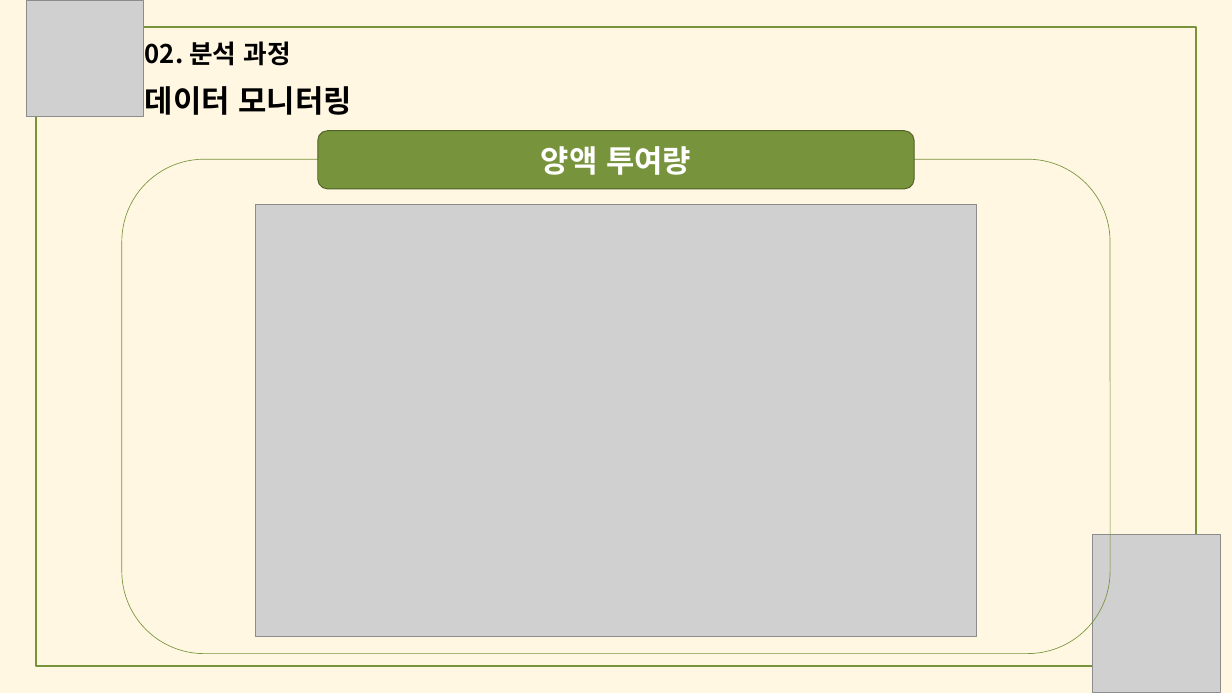
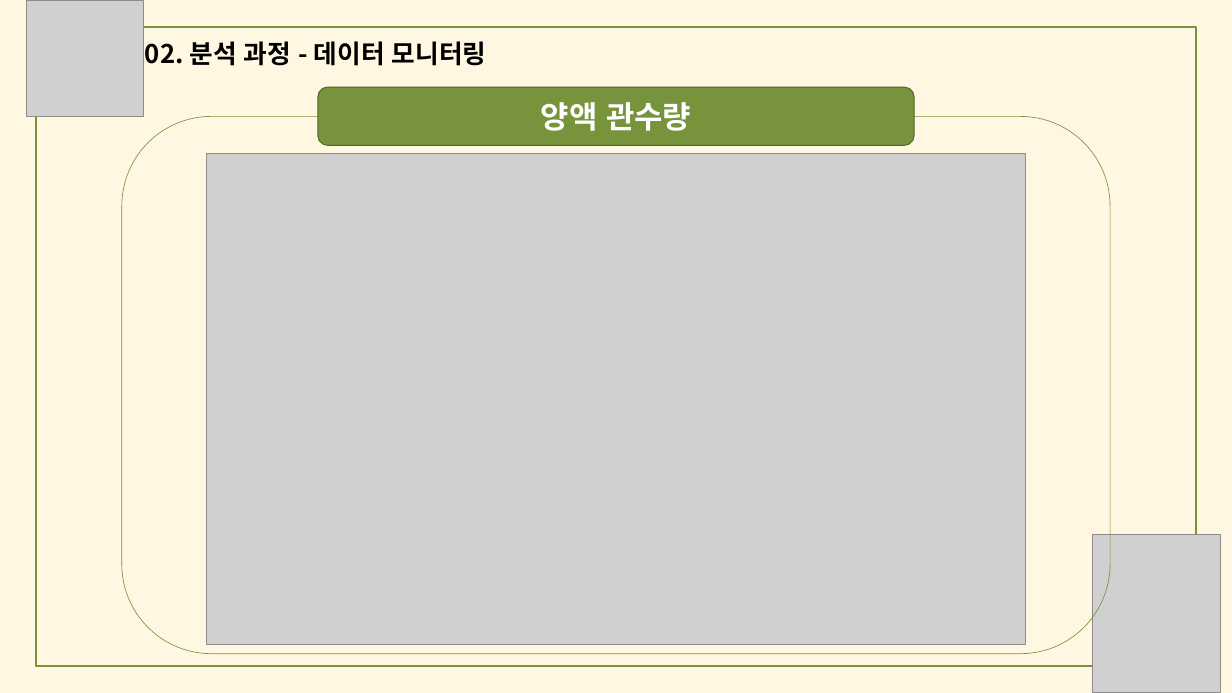
Before and after one commit to meucham11/nong_intern, a slide deck: slide 17 of 경진대회.pptx. Drawn at 1232x693 pixels with LibreOffice and Linux fonts; fonts in the diff are those of the drawing; grey boxes stand for pictures. Boxes give left, top, right and bottom in pixels: in the first picture for what was removed or moved away, otherwise in the second. Text is boxed around its words. In the diff, an @@ line names an element or a change of style, - is before the commit and + after.

```diff
--- a/경진대회.pptx
+++ b/경진대회.pptx
@@ text at (145, 41, 487, 66): text changed; size 24 to 20 pt @@
-데이터 모니터링
+02. 분석 과정 - 데이터 모니터링
@@ rounded rectangle "양액 관수량": place and size @@
-rounded rectangle "양액 관수량" at (318, 130, 914, 189)
+rounded rectangle "양액 관수량" at (318, 87, 914, 145)
@@ rounded rectangle: place and size @@
-rounded rectangle at (122, 159, 1111, 653)
+rounded rectangle at (122, 116, 1111, 653)
@@ text in rounded rectangle at (541, 102, 691, 131): text changed @@
-양액 투여량
+양액 관수량
@@ picture: place and size @@
-picture at (255, 204, 977, 637)
+picture at (206, 153, 1026, 645)
```
Also in this commit, not shown: 22 other slides changed.
